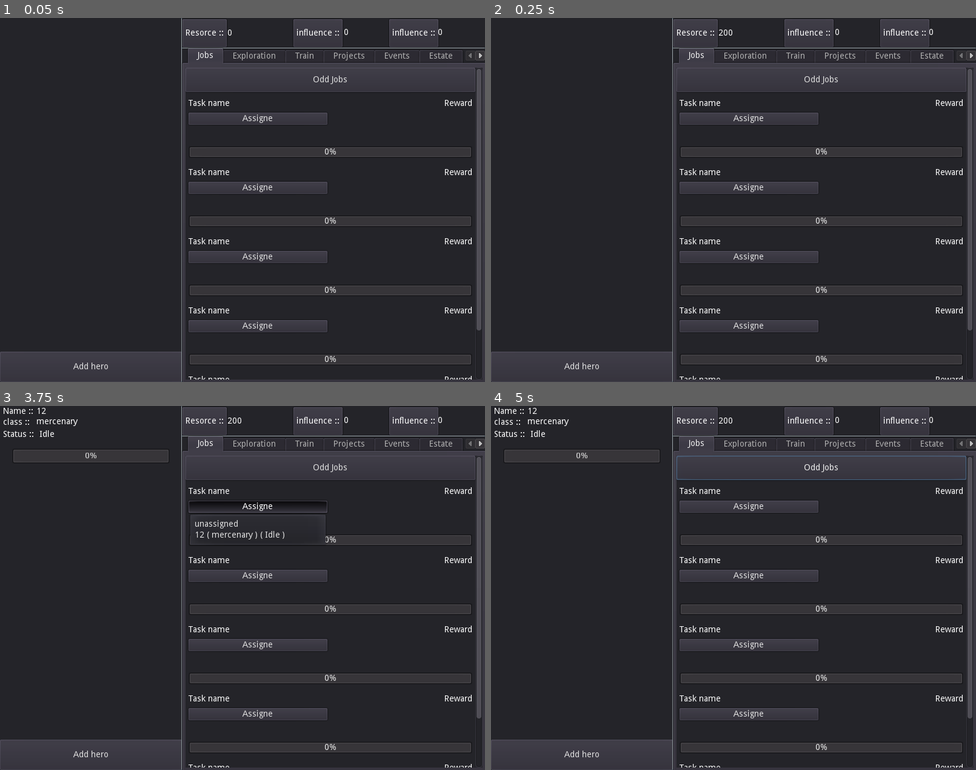
Above: before the commit, frames 1-4 (two rows, left to right).
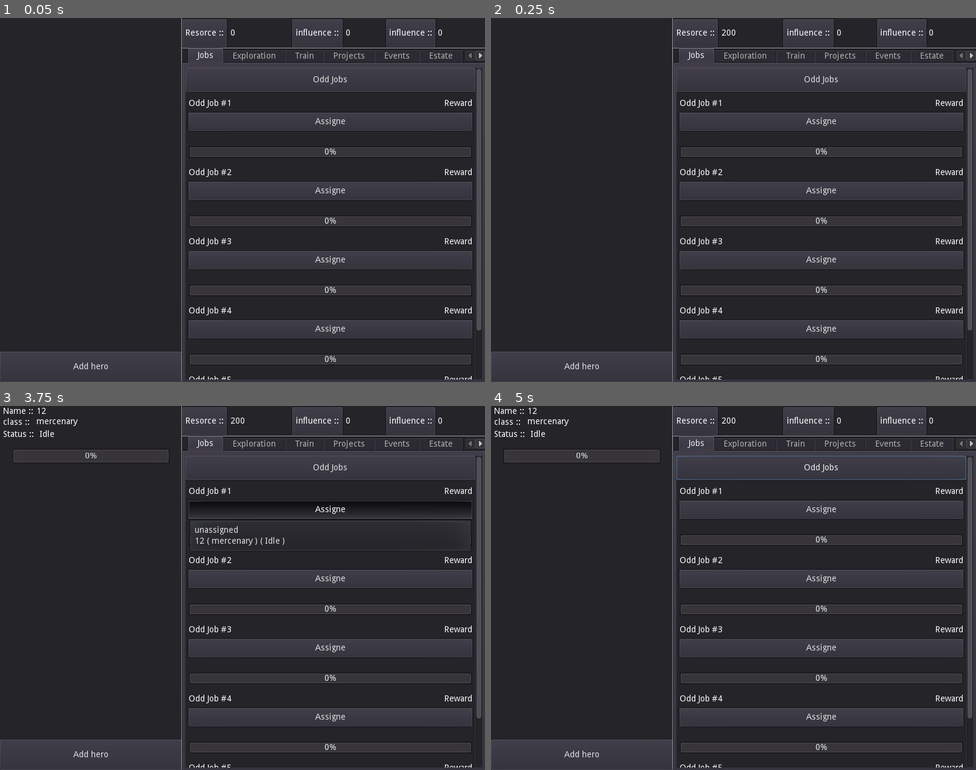
Above: after the commit, the same moments.

Repository: Drakosam/idleguild
Game: Godot game, scene res://main.tscn
The game is run twice, just before and just after one commit, with the same random seed, the same clock (stepped at 60 frames per second) and the same inputs.
Inputs (mouse positions are in pixels of both pictures, inside the frame that each line leads up to):
- Up to frame 1 (0.05 s): no input
- Up to frame 2 (0.25 s): no input
- Up to frame 3 (3.75 s): click "Add hero" at 0.5 s; click (291, 475) at 1.27 s; type "12" at 1.35 s; click "Add Hero" at 2 s; click "Odd Jobs" at 2.75 s; click "Assigne" at 3.5 s
- Up to frame 4 (5 s): click "Add hero" at 4.25 s

The runs differ from the first frame. In frame 1, 5.4% of the frame differs, in the area x 38-98%, y 0-100%; in frame 2, 5.4%; in frame 3, 5.4%; in frame 4, 5.4%.

Commit message:
update jobs

Diff:
--- a/src/jobs.tscn
+++ b/src/jobs.tscn
@@ -12,6 +12,11 @@
 var hero_list = []
 var job_list = []
 
+var names_list = [
+	'Odd Job #1', 'Odd Job #2', 'Odd Job #3', 'Odd Job #4', 'Odd Job #5']
+
+var setup_assigne_size = [1,1,1,1,1]
+
 func _ready():
 	job_list = [
 		$ScrollContainer/All_Jobs/Odd_Jobs/Odd_job_1,
@@ -20,6 +25,7 @@
 		$ScrollContainer/All_Jobs/Odd_Jobs/Odd_job_4,
 		$ScrollContainer/All_Jobs/Odd_Jobs/Odd_job_5,
 	]
+	_update_tasks()
 
 
 func setup_hero_list(new_list):
@@ -36,7 +42,6 @@
 		job.setup_hero_list(hero_list)
 
 
-
 func _on_Odd_job_refresh_heros(id_hero,reassigne):
 	if reassigne:
 		for job in job_list:
@@ -47,6 +52,12 @@
 
 func _on_Odd_job_1_harvest_reward(success, resorce, influence, pop):
 	emit_signal('update_reward',success, resorce, influence, pop)
+
+func _update_tasks():
+	for task_id in range(job_list.size()):
+		job_list[task_id].update_task_name(names_list[task_id])
+		job_list[task_id].update_assigne_size(setup_assigne_size[task_id])
+
 "
 
 [node name="Odd_jobs" type="Panel"]
--- a/src/main.tscn
+++ b/src/main.tscn
@@ -125,6 +125,9 @@
 anchor_right = 1.0
 anchor_bottom = 1.0
 color = Color( 0.141176, 0.247059, 0, 1 )
+__meta__ = {
+"_edit_use_anchors_": false
+}
 
 [node name="TopBar" parent="CanvasLayer/TopPanel" instance=ExtResource( 1 )]
 anchor_right = 1.0
--- a/src/task_tile.tscn
+++ b/src/task_tile.tscn
@@ -12,7 +12,7 @@
 
 var hero_req = 1
 var hero_assigned = 0
-var hero_allow = 1
+var hero_allow = 2
 
 var succes_treshold = 100
 
@@ -23,9 +23,24 @@
 
 
 func _ready():
+	$Script.update_list($Assigned1, $Assigned2, $Assigned3, $Assigned4)
 	update_assigned(true)
 	$ProgressBar.max_value=succes_treshold
 	rng.randomize()
+	_update_user_vis()
+
+
+func update_task_name(_name):
+	$Task_name.text = _name
+
+
+func update_assigne_size(_size):
+	hero_allow = _size
+	_update_user_vis()
+
+
+func _update_user_vis():
+	$Script._update_user_vis(hero_allow)
 
 
 func setup_hero_list(new_list):
@@ -66,7 +81,7 @@
 	t_button.get_popup().clear()
 	t_button.get_popup().add_item('unassigned')
 	for hero in hero_list:
-		var str_item ='' + str(hero.hero_name) + ' ( ' + str(hero.hero_class)
+		var str_item = '' + str(hero.hero_name) + ' ( ' + str(hero.hero_class)
 		str_item = str_item + ' ) ( ' + str(hero.status) + ' )'
 		t_button.get_popup().add_item(str_item)
 
@@ -89,6 +104,7 @@
 	if assigned_pos_4 > -1 :
 		hero_list[assigned_pos_4].progress = $ProgressBar.value
 
+
 func _update_progress(value):
 	$ProgressBar.value += value
 
@@ -97,7 +113,6 @@
 		$ProgressBar.value = overflow
 		var reward = rng.randi_range(3,8)
 		emit_signal(\"harvest_reward\", true, reward, 0, 0)
-
 	if $ProgressBar.value < 0:
 		$ProgressBar.value = 0
 
@@ -156,6 +171,57 @@
 		emit_signal(\"refresh_heros\", hero_id, false)
 "
 
+[sub_resource type="GDScript" id=2]
+script/source = "extends Node
+
+var assigned1 = null
+var assigned2 = null
+var assigned3 = null
+var assigned4 = null
+
+
+func _ready():
+	pass # Replace with function body.
+
+
+func update_list(ass1, ass2, ass3, ass4):
+	assigned1 = ass1
+	assigned2 = ass2
+	assigned3 = ass3
+	assigned4 = ass4
+
+func _update_user_vis(hero_allow):
+	if hero_allow == 1:
+		assigned1.anchor_right = 1
+		assigned1.margin_bottom = 60
+		assigned1.visible = true
+		assigned2.visible = false
+		assigned3.visible = false
+		assigned4.visible = false
+	elif hero_allow == 2:
+		assigned1.visible = true
+		assigned1.margin_bottom = 50
+		assigned2.visible = true
+		assigned1.anchor_right = 1
+		assigned2.anchor_right = 1
+		assigned3.visible = false
+		assigned4.visible = false
+	elif hero_allow == 3:
+		assigned1.visible = true
+		assigned2.visible = true
+		assigned3.visible = true
+		assigned2.anchor_right = 1
+		assigned1.anchor_right = 0.5
+		assigned4.visible = false
+	else:
+		assigned1.anchor_right = 0.5
+		assigned2.anchor_right = 0.5
+		assigned1.visible = true
+		assigned2.visible = true
+		assigned3.visible = true
+		assigned4.visible = true
+"
+
 [node name="Panel" type="Panel"]
 margin_top = -0.529724
 margin_right = 598.0
@@ -213,7 +279,6 @@
 }
 
 [node name="Assigned2" type="MenuButton" parent="."]
-visible = false
 anchor_right = 0.5
 margin_left = 5.0
 margin_top = 60.0
@@ -227,7 +292,6 @@
 }
 
 [node name="Assigned3" type="MenuButton" parent="."]
-visible = false
 anchor_left = 0.5
 anchor_right = 1.0
 margin_left = 5.0
@@ -242,7 +306,6 @@
 }
 
 [node name="Assigned4" type="MenuButton" parent="."]
-visible = false
 anchor_left = 0.5
 anchor_right = 1.0
 margin_left = 5.0
@@ -255,3 +318,6 @@
 __meta__ = {
 "_edit_use_anchors_": false
 }
+
+[node name="Script" type="Node" parent="."]
+script = SubResource( 2 )
--- a/src/top_panel.tscn
+++ b/src/top_panel.tscn
@@ -42,10 +42,9 @@
 valign = 1
 
 [node name="PanelContainer2" type="PanelContainer" parent="."]
-anchor_left = 0.35
+anchor_left = 0.36
 anchor_right = 0.4
 anchor_bottom = 1.0
-margin_left = 7.44055
 margin_top = -0.168571
 margin_right = 67.4406
 margin_bottom = -0.168571
@@ -56,14 +55,14 @@
 [node name="Label" type="Label" parent="PanelContainer2"]
 margin_left = 7.0
 margin_top = 18.0
-margin_right = 83.0001
+margin_right = 84.4406
 margin_bottom = 32.0
 text = "influence ::"
 align = 1
 valign = 1
 
 [node name="PanelContainer3" type="PanelContainer" parent="."]
-anchor_left = 0.68
+anchor_left = 0.67
 anchor_right = 0.71
 anchor_bottom = 1.0
 margin_top = -0.168571
@@ -76,7 +75,7 @@
 [node name="Label" type="Label" parent="PanelContainer3"]
 margin_left = 7.0
 margin_top = 18.0
-margin_right = 78.0
+margin_right = 82.0
 margin_bottom = 32.0
 text = "influence ::"
 align = 1
@@ -85,7 +84,7 @@
 [node name="Resorce_value" type="Label" parent="."]
 anchor_right = 0.36
 anchor_bottom = 1.0
-margin_left = 75.0
+margin_left = 80.0
 text = "0"
 valign = 1
 __meta__ = {
@@ -96,10 +95,7 @@
 anchor_left = 0.4
 anchor_right = 0.67
 anchor_bottom = 1.0
-margin_left = 67.4406
-margin_top = -1.05946
-margin_right = 7.44055
-margin_bottom = -1.05946
+margin_left = 70.0
 text = "0"
 valign = 1
 __meta__ = {
@@ -111,9 +107,6 @@
 anchor_right = 1.0
 anchor_bottom = 1.0
 margin_left = 67.4406
-margin_top = -1.05946
-margin_right = 7.44055
-margin_bottom = -1.05946
 text = "0"
 valign = 1
 __meta__ = {
Not shown: 1 places in src/task_tile.tscn that only renumber resources
